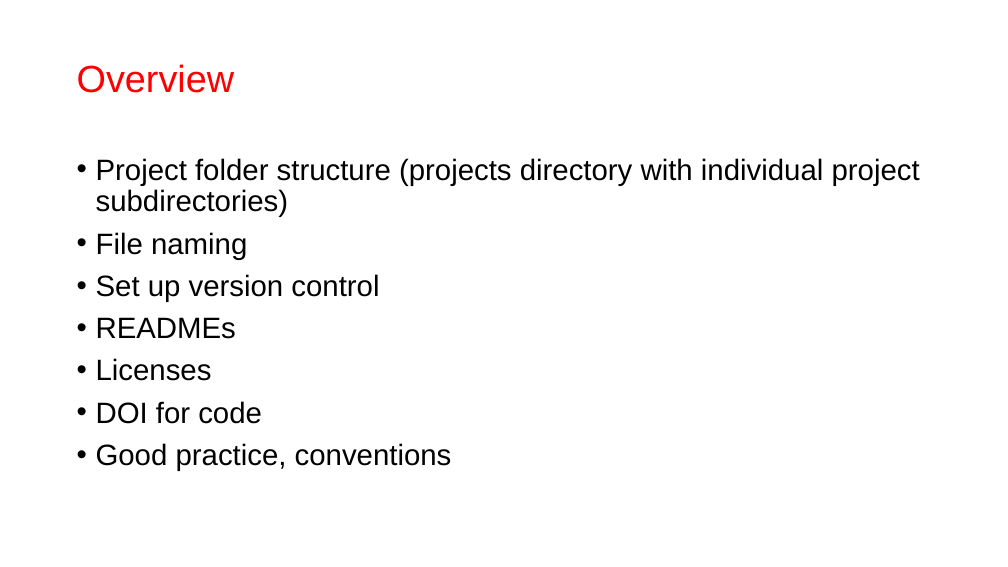
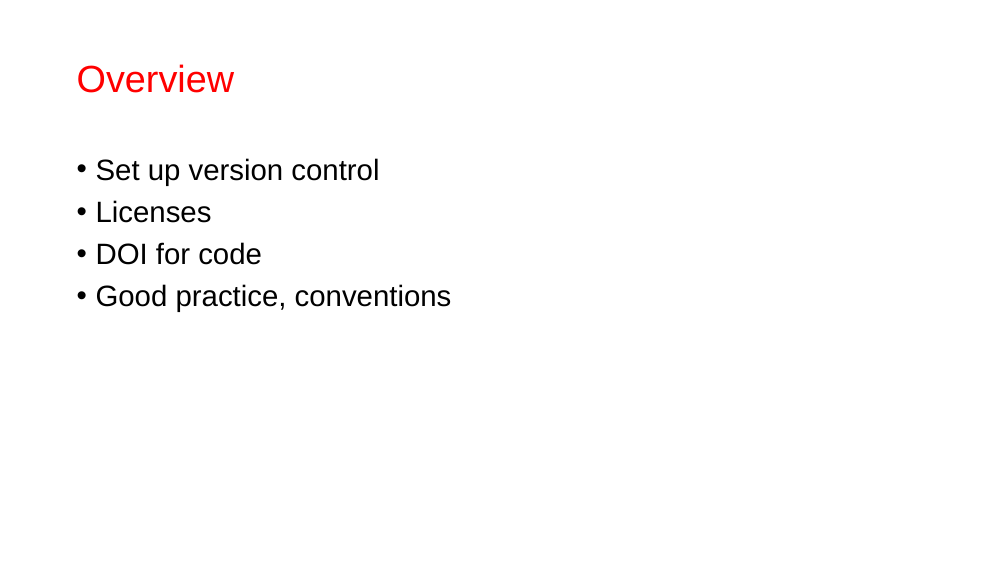
Before and after one commit to ekatko1/git-rganized, a slide deck: slide 9 of presentation_part2.pptx (slide 7 before the commit). Drawn at 1008x567 pixels with LibreOffice and Linux fonts; fonts in the diff are those of the drawing. Boxes give left, top, right and bottom in pixels: in the first picture for what was removed or moved away, otherwise in the second. Text is boxed around its words. In the diff, an @@ line names an element or a change of style, - is before the commit and + after.

```diff
--- a/presentation_part2.pptx
+++ b/presentation_part2.pptx
@@ text at [96,158,920,259]: paragraphs removed @@
-• Project folder structure (projects directory with individual project subdirectories)
-• File naming
@@ text at [96,317,236,339]: paragraph removed @@
-• READMEs
```
Also in this commit, not shown: 2 slides added, 3 slides removed.
